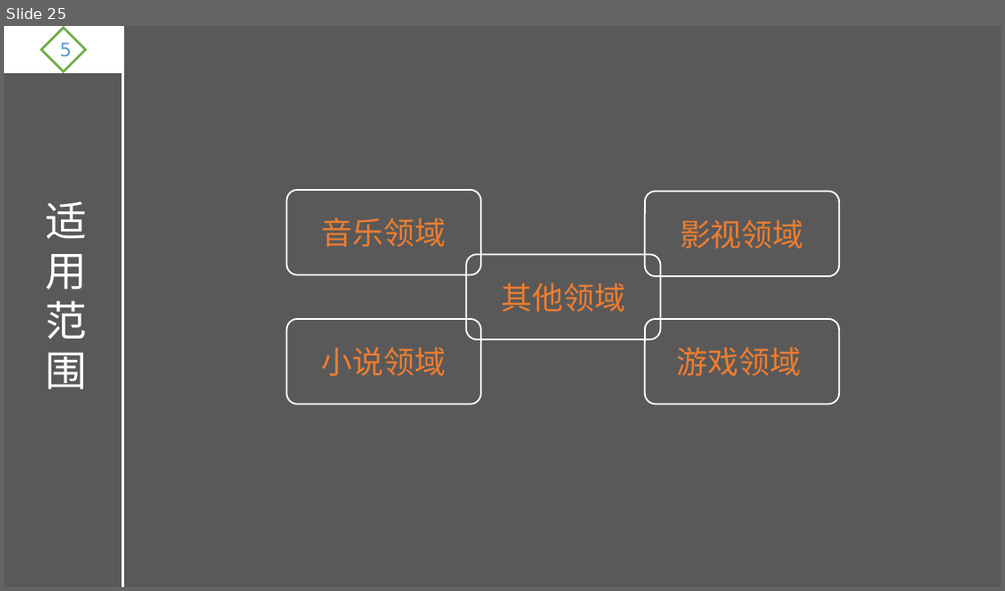
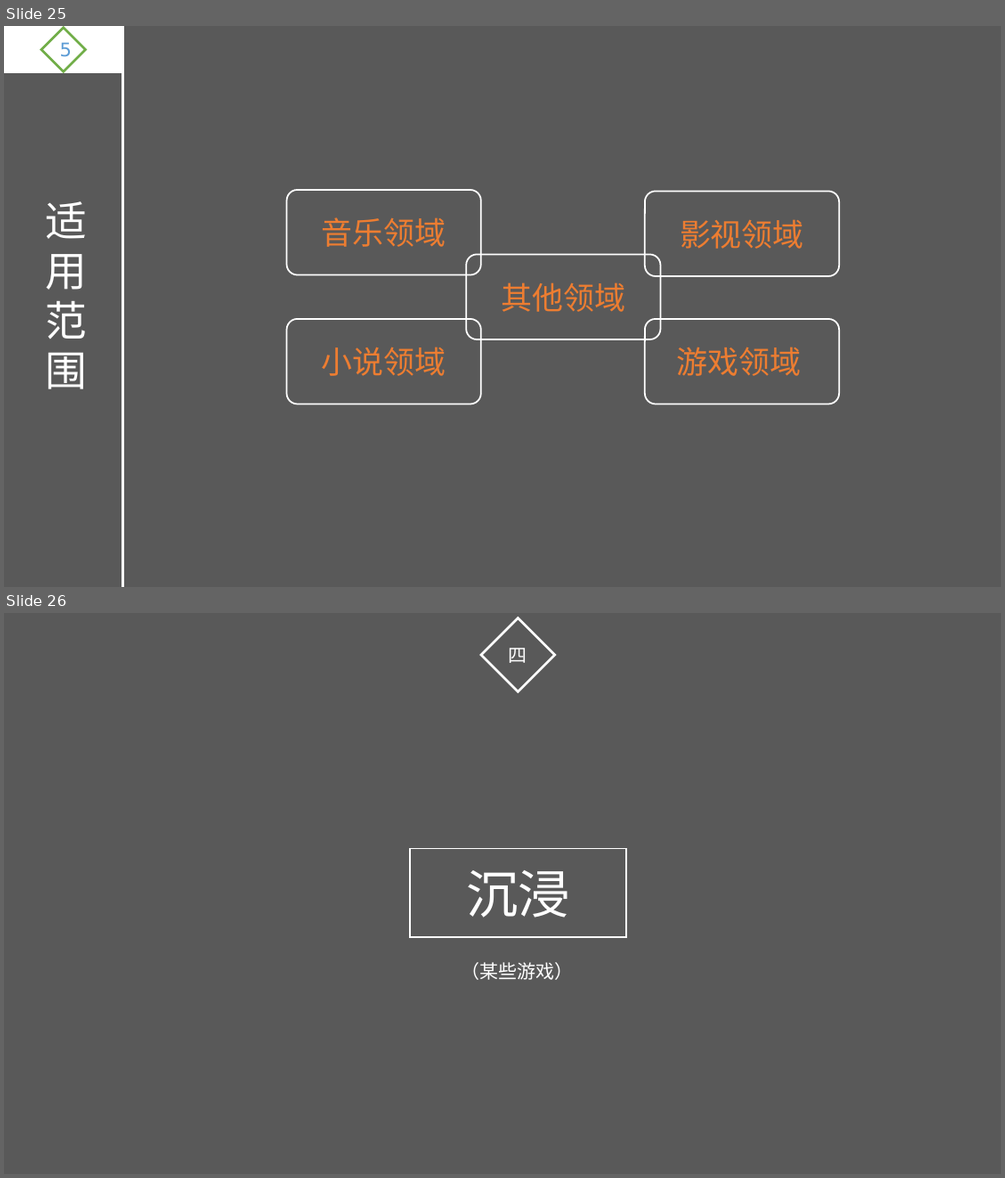
Before and after one commit to ThreePeopleGame/Death, a slide deck: Share/游戏设计理论.pptx. Shown one above the other, each under a label of ours: slide 25 before the commit, slides 25 and 26 after it. The pictures are 1005x591 and 1005x1178 pixels, drawn with LibreOffice and Linux fonts; fonts in the diff are those of the drawing. Boxes give left, top, right and bottom in pixels: in the first picture for what was removed or moved away, otherwise in the second. Text is boxed around its words. In the diff, an @@ line names an element or a change of style, - is before the commit and + after.

Commit message:
沉浸
分享

```diff
--- a/Share/游戏设计理论.pptx
+++ b/Share/游戏设计理论.pptx
@@ slide 26 added at bbox=[4, 613, 1001, 1174], background #595959 @@
@@ diamond added at bbox=[481, 618, 554, 691], outline #FFFFFF 2.25 pt, 18 pt, text #FFFFFF @@
+四
@@ rectangle added at bbox=[410, 849, 626, 938], outline #FFFFFF 1.5 pt, 50 pt, text #FFFFFF @@
+沉浸
@@ text added at bbox=[461, 962, 574, 980], 18 pt, text #FFFFFF @@
+（某些游戏）
```
Also in this commit, not shown: 5 other slides added, 1 other file.
